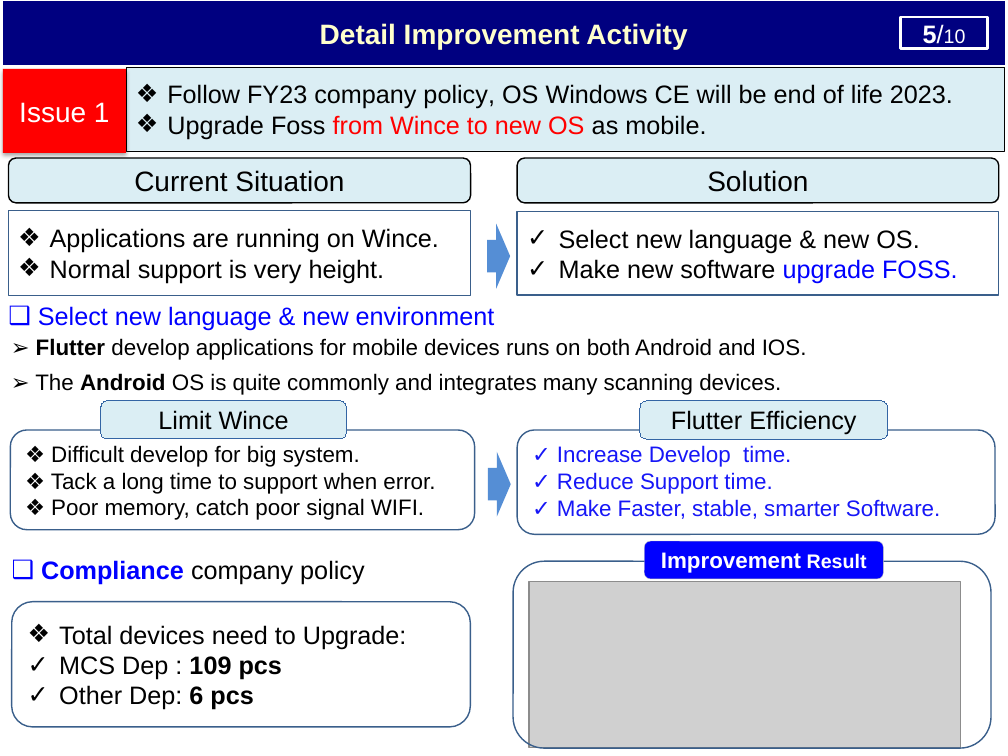
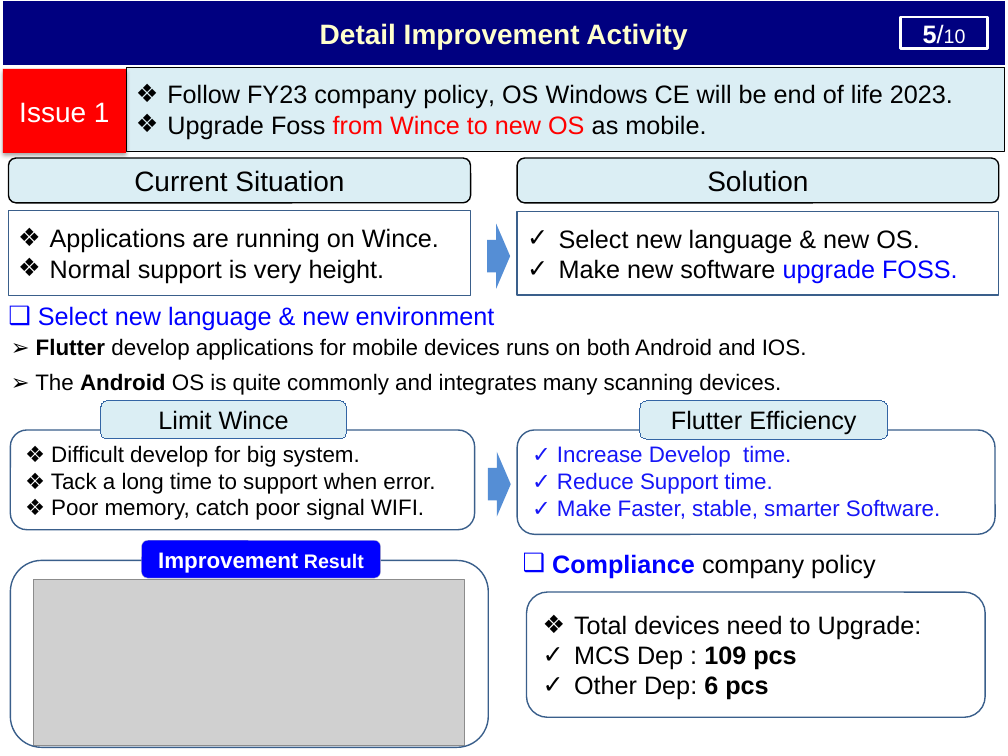
Before and after one commit to thietbicongnghevietnam/ReportPSNV, a slide deck: slide 6 of Report_test.pptx. Drawn at 1008x756 pixels with LibreOffice and Linux fonts; fonts in the diff are those of the drawing; grey boxes stand for pictures. Boxes give left, top, right and bottom in pixels: in the first picture for what was removed or moved away, otherwise in the second. Text is boxed around its words. In the diff, an @@ line names an element or a change of style, - is before the commit and + after.

```diff
--- a/Report_test.pptx
+++ b/Report_test.pptx
@@ rounded rectangle: place and size @@
-rounded rectangle at bbox=[513, 561, 991, 748]
+rounded rectangle at bbox=[10, 560, 488, 747]
@@ rounded rectangle "Improvement Result": place and size @@
-rounded rectangle "Improvement Result" at bbox=[644, 541, 883, 580]
+rounded rectangle "Improvement Result" at bbox=[141, 540, 380, 579]
@@ text "Compliance company policy": place and size @@
-text "Compliance company policy" at bbox=[41, 560, 364, 585]
+text "Compliance company policy" at bbox=[552, 554, 875, 578]
@@ picture: place and size @@
-picture at bbox=[529, 582, 961, 748]
+picture at bbox=[33, 580, 465, 746]
@@ rounded rectangle "Total devices need to Upgrade:": place and size @@
-rounded rectangle "Total devices need to Upgrade:" at bbox=[12, 602, 471, 727]
+rounded rectangle "Total devices need to Upgrade:" at bbox=[526, 592, 985, 717]
```
Also in this commit, not shown: 5 other slides changed.
